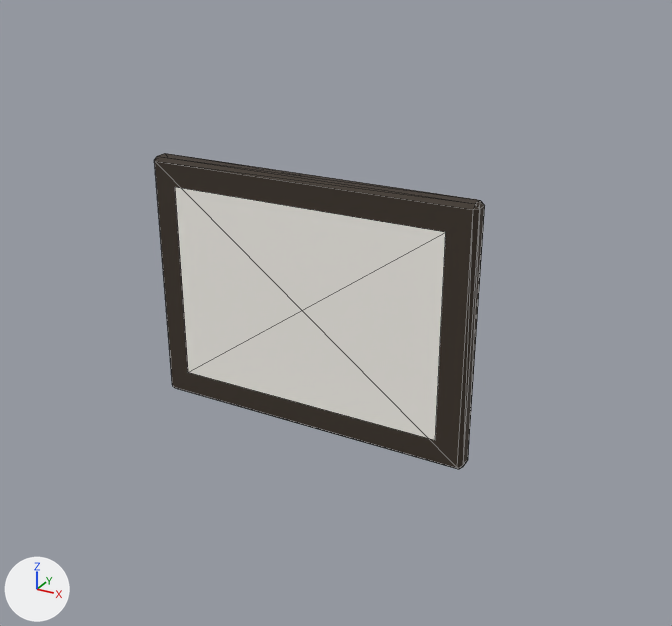
What one commit did to the glTF model public/models/generic-education.glb.
Before and after are seen from a 50 mm camera at (0.622, -1.062, 0.523) aimed at (0.065, -0.05, 0.017). Lighting does not change. The marker at lower left points along +X, +Y and +Z. The first picture is the older version. Mesh edges are drawn as thin lines. Where no turn or scale is listed for an object, it has been applied to the vertices. Vertices at exactly the same position are counted once.

Script lines for the objects in view, before the commit:
```python
me_mesh_0 = bpy.data.meshes.new('Mesh_0')
me_mesh_0.from_pydata(...)  # 24 vertices, 44 faces; spans x 0.0..16383.0, y -983.0..0.0, z 0.0..12451.0
me_mesh_0.materials.append(mat_frame)  # brown #3b3127
me_mesh_1 = bpy.data.meshes.new('Mesh_1')
me_mesh_1.from_pydata([(1311.0, -999.0, 1311.0), (15072.0, -999.0, 1311.0), (15072.0, -999.0, 11140.0), (1311.0, -999.0, 11140.0)], [], [(0, 1, 2), (0, 2, 3)])
me_mesh_1.materials.append(mat_label)  # white #fbf8f1
ob_mesh_0 = bpy.data.objects.new('Mesh_0', me_mesh_0)
ob_mesh_0.parent = ob_generic_education_frame
ob_mesh_0.location = (-0.25, 0.0, -0.19)
ob_mesh_0.scale = (0.0000305, 0.0000305, 0.0000305)
ob_mesh_1 = bpy.data.objects.new('Mesh_1', me_mesh_1)
ob_mesh_1.parent = ob_generic_education_label
ob_mesh_1.location = (-0.25, 0.0, -0.19)
ob_mesh_1.scale = (0.0000305, 0.0000305, 0.0000305)
```
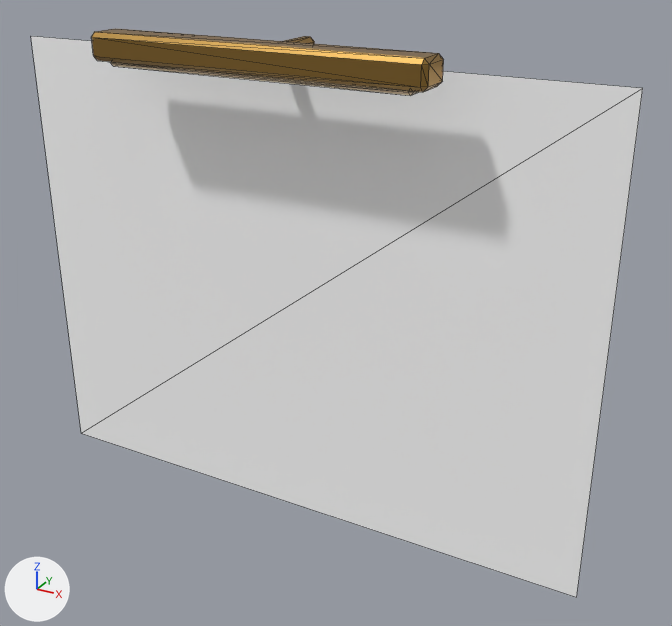
Changed parts and their boxes [x1, y1, x2, y2] in the pictures (672 x 626 px):
'Mesh_2', added
    after: [31, 36, 643, 597]
'Mesh_1', reshaped (not visible afterwards)
    before: [175, 187, 446, 440]
'Mesh_0', reshaped, moved, rescaled, recoloured (7% wider, 80% shorter)
    before: [154, 153, 485, 469]
    after: [91, 29, 444, 92]
'Mesh_5', added
    after: [110, 62, 418, 95]

The change, as a list of edits to the scene's bpy script:
```text
Add mat_frame_dark:
    mat_frame_dark = principled_material('frame-dark')
    mat_frame_dark.base_color = (0.0423, 0.0176, 0.00802)  # brown #3a2416
    mat_frame_dark.roughness = 0.4
Add mat_brass:
    mat_brass = principled_material('brass')
    mat_brass.base_color = (0.434, 0.254, 0.0685)  # brown #b08a4a
    mat_brass.metallic = 1.0
    mat_brass.roughness = 0.35
Add mat_lamp:
    mat_lamp = principled_material('lamp')
    mat_lamp.base_color = (1.0, 0.761, 0.479)  # beige #ffe2b8
    mat_lamp.roughness = 0.4
Add mat_glow:
    mat_glow = principled_material('glow')
    mat_glow.base_color = (1.0, 1.0, 1.0)  # white #ffffff
    mat_glow.roughness = 1.0
Change me_mesh_0:
    used by ob_mesh_0; parent = ob_generic_education_frame; location = (-0.25, 0.0, -0.19); scale = (0.0000305, 0.0000305, 0.0000305)
    remove me_mesh_0.from_pydata(...)  # 24 vertices, 44 faces; spans x 0.0..16383.0, y -983.0..0.0, z 0.0..12451.0
    remove me_mesh_0.materials.append(mat_frame)  # brown #3b3127
    add me_mesh_0.from_pydata(...)  # 48 vertices, 88 faces; spans x 3810.0..12573.0, y -2953.0..0.0, z 12430.0..13097.0
    me_mesh_0 part 1: the whole mesh is rebuilt
    add me_mesh_0.materials.append(mat_brass)  # brown #b08a4a
Change me_mesh_1:
    used by ob_mesh_1; parent = ob_generic_education_label; location = (-0.25, 0.0, -0.19); scale = (0.0000305, 0.0000305, 0.0000305)
    remove me_mesh_1.from_pydata(...)  # 4 vertices, 2 faces; spans x 1311.0..15072.0, y -999.0, z 1311.0..11140.0
    remove me_mesh_1.materials.append(mat_label)  # white #fbf8f1
    add me_mesh_1.from_pydata(...)  # 24 vertices, 44 faces; spans x 572.0..15812.0, y -762.0..0.0, z 190.0..11621.0
    me_mesh_1 part 2: the whole mesh is rebuilt
    add me_mesh_1.materials.append(mat_frame_dark)  # brown #3a2416
Add me_mesh_5:
    me_mesh_5.from_pydata(...)  # 16 vertices, 28 faces; spans x 0.22..0.64, y -0.145..-0.115, z 0.646..0.654
    me_mesh_5.materials.append(mat_lamp)  # beige #ffe2b8
Add me_mesh_2:
    me_mesh_2.from_pydata([(0.0, -0.058, 0.0), (0.86, -0.058, 0.0), (0.86, -0.058, 0.66), (0.0, -0.058, 0.66)], [], [(0, 1, 2), (0, 2, 3)])
    me_mesh_2.materials.append(mat_glow)  # white #ffffff
Change ob_mesh_0:
    ob_mesh_0.location: (-0.25, 0.0, -0.19) -> (-0.43, 0.0, -0.31)
    ob_mesh_0.scale: (0.0000305, 0.0000305, 0.0000305) -> (0.0000525, 0.0000525, 0.0000525)
Add ob_mesh_5:
    ob_mesh_5 = bpy.data.objects.new('Mesh_5', me_mesh_5)
    ob_mesh_5.location = (-0.43, 0.0, -0.31)
Add ob_mesh_2:
    ob_mesh_2 = bpy.data.objects.new('Mesh_2', me_mesh_2)
    ob_mesh_2.location = (-0.43, 0.0, -0.31)
```
